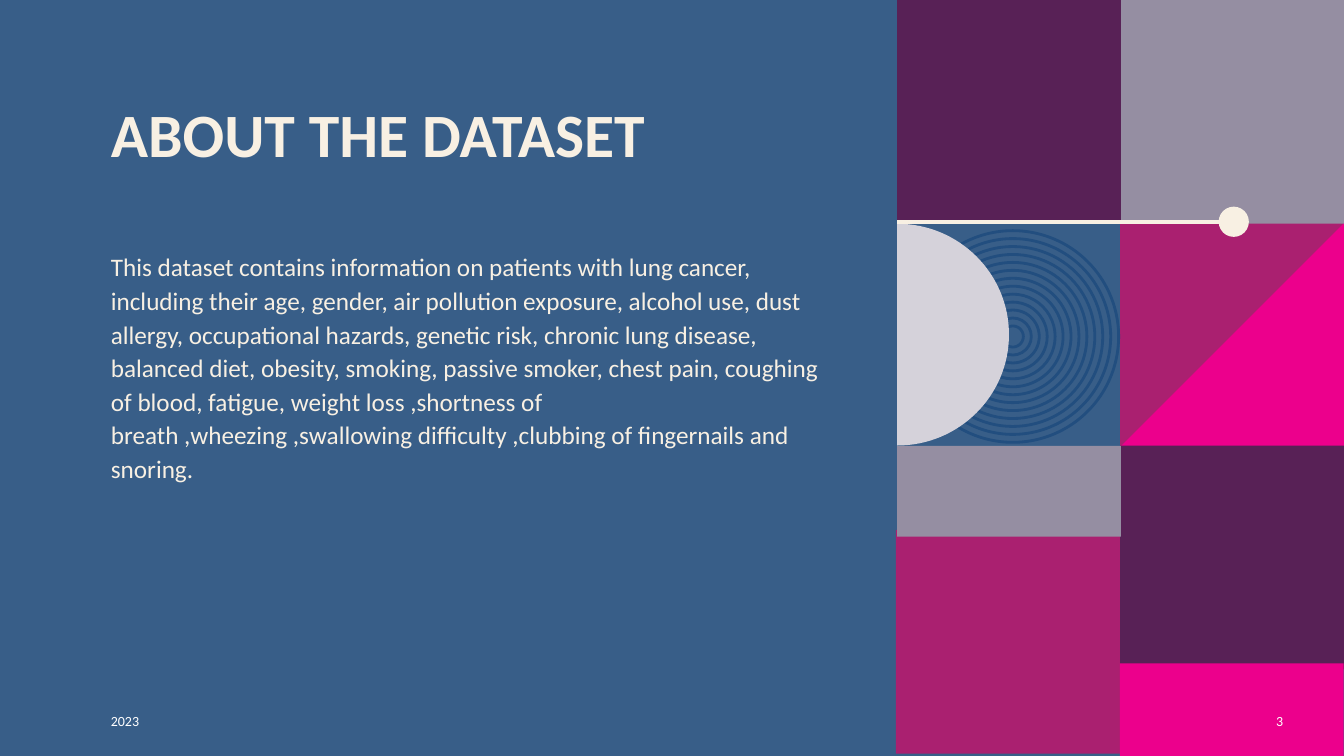
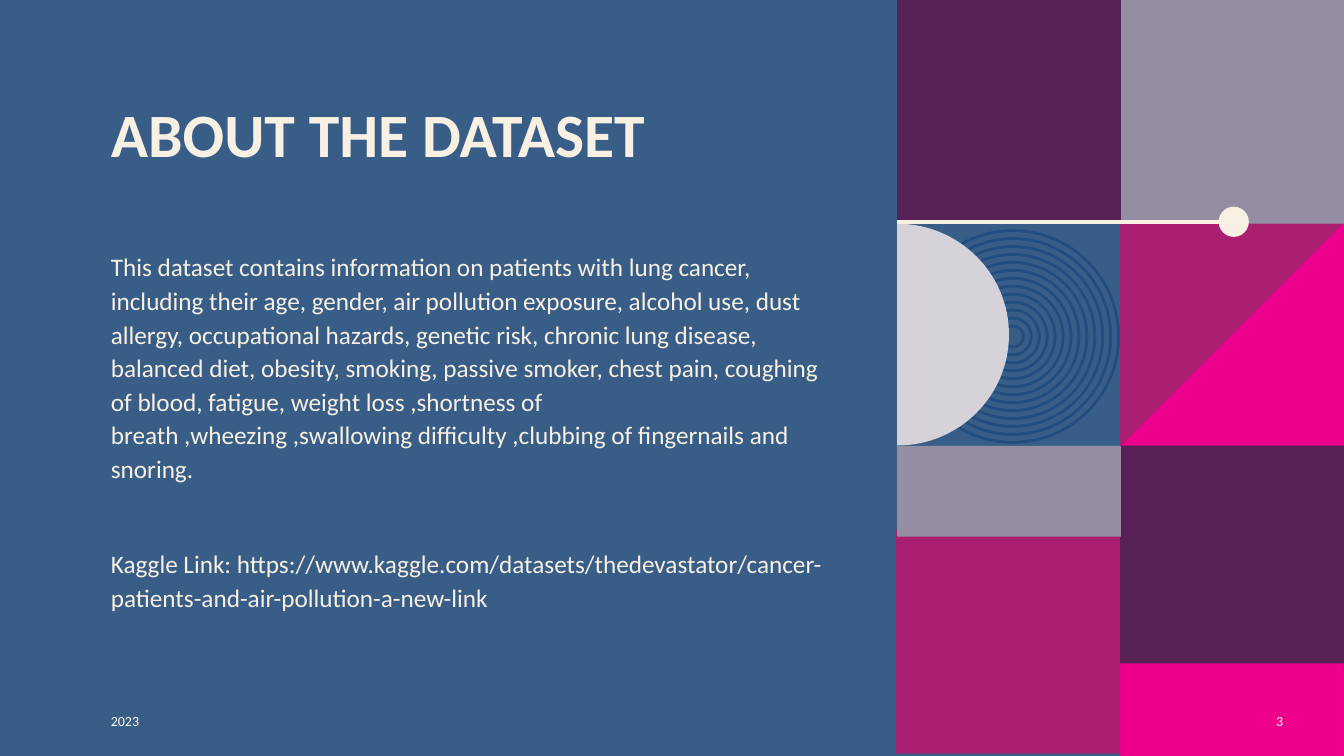
Before and after one commit to Sourour2002/Machine-Learning-Project, a slide deck: slide 3 of Lung Cancer Predication.pptx. Drawn at 1344x756 pixels with LibreOffice and Linux fonts; fonts in the diff are those of the drawing; background and template pictures are left out. Boxes give left, top, right and bottom in pixels: in the first picture for what was removed or moved away, otherwise in the second. Text is boxed around its words. In the diff, an @@ line names an element or a change of style, - is before the commit and + after.

Commit message:
Updating Kaggle link in presentation

```diff
--- a/Lung Cancer Predication.pptx
+++ b/Lung Cancer Predication.pptx
@@ text at [111,555,821,611]: paragraph added @@
+Kaggle Link: https://www.kaggle.com/datasets/thedevastator/cancer-patients-and-air-pollution-a-new-link
```
